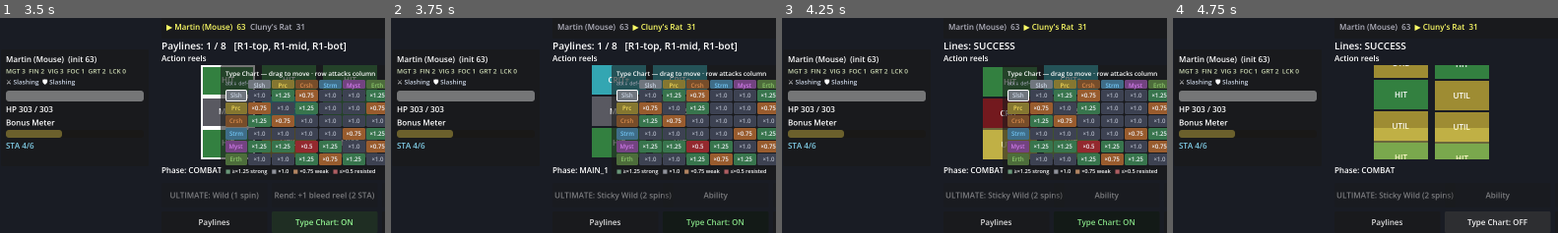
Above: before the commit, frames 1-4 (left to right).
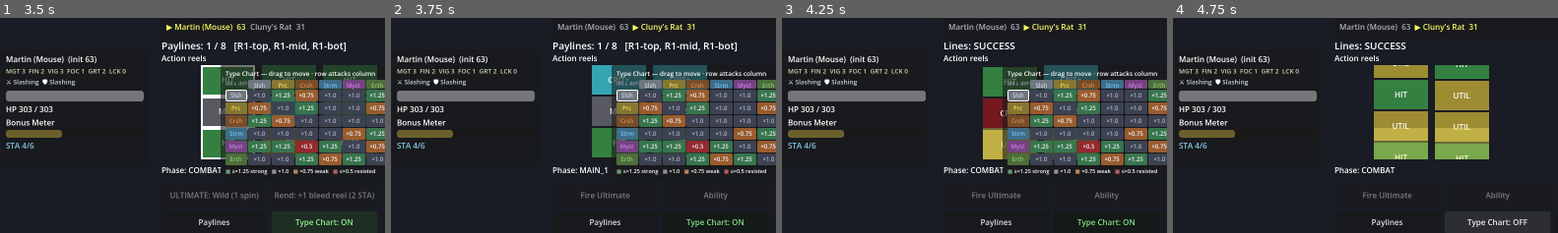
Above: after the commit, the same moments.

Repository: djkipyaboy/bunnies
Game: Godot game, scene res://combat/combat.tscn
The game is run twice, just before and just after one commit, with the same random seed, the same clock (stepped at 60 frames per second) and the same inputs.
Inputs:
- Up to frame 1 (3.5 s): click "BEGIN FIGHT" at 0.5 s; click "SPIN" at 1.25 s; click "Paylines" at 2 s; click "Type Chart: OFF" at 2.75 s
- Up to frame 2 (3.75 s): click "END TURN" at 3.5 s
- Up to frame 3 (4.25 s): no input
- Up to frame 4 (4.75 s): click "Type Chart: ON" at 4.25 s
The pictures show only the part of the screen within x 0-50%, y 0-50%; the shares and areas given below are measured in that part.

Frame 1 is identical in both runs. In frame 2, 0.5% of the frame differs, in the area x 42-73%, y 80-85%; in frame 3, 0.5%; in frame 4, 0.5%.

Commit message:
feat(enemy): ferret Flurry + stoat Hunter's Mark with small stamina pools; no enemy Ultimate
Co-Authored-By: Claude Opus 4.8 <noreply@anthropic.com>

Diff:
--- a/combat/enemy_library.gd
+++ b/combat/enemy_library.gd
@@ -30,17 +30,20 @@
 	var piercing: DamageType = load("res://combat/resources/types/piercing.tres")
 	var earth: DamageType = load("res://combat/resources/types/earth.tres")
 	match id:
-		&"rat":    return _build("Cluny's Rat", crushing, 8.0, 2, earth, 300)       # the existing demo matchup
-		&"ferret": return _build("Redtooth (Ferret)", slashing, 7.0, 3, slashing, 260)
-		&"stoat":  return _build("Killconey (Stoat)", piercing, 6.0, 4, piercing, 220)
+		&"rat":    return _build("Cluny's Rat", crushing, 8.0, 2, earth, 300)       # plain melee baseline
+		&"ferret": return _build("Redtooth (Ferret)", slashing, 7.0, 3, slashing, 260, &"flurry", 2)
+		&"stoat":  return _build("Killconey (Stoat)", piercing, 6.0, 4, piercing, 220, &"hunters_mark", 3)
 		_:         return null
 
-## Stamps a fresh enemy Combatant. No resource_pool / ability / ultimate (enemy AI is a later iteration).
-static func _build(enemy_name: String, weapon_type: DamageType, weapon_base: float, reels: int, defense: DamageType, hp: int) -> Combatant:
+## Stamps a fresh enemy Combatant. Enemies have NO Ultimate (ultimate_id cleared). An enemy with a
+## base ability ([param ability_id] != &"") gets a small Stamina pool sized for it so the greedy AI
+## can fire it through the same MainPhasePlan.commit() path PCs use (spec 2026-06-28 §2/§3.2).
+static func _build(enemy_name: String, weapon_type: DamageType, weapon_base: float, reels: int, defense: DamageType, hp: int, ability_id: StringName = &"", ability_cost: int = 0) -> Combatant:
 	var c: Combatant = Combatant.new()
 	c.display_name = enemy_name
 	c.is_player = false
 	c.defense_type = defense
+	c.ultimate_id = &""   # enemies never fire an Ultimate (override Combatant's default)
 	var w: Weapon = Weapon.new()
 	w.base_damage = weapon_base
 	for i: int in range(reels):
@@ -53,7 +56,17 @@
 	meter.is_visible = false   # enemy meters hidden by default (CLAUDE.md §4)
 	c.bonus_meter = meter
 	c.base_stats = Stats.new()
-	c.apply_stats()   # derive max_hp from base + stats BEFORE seeding hp
+	# Borrowed base ability + a small Stamina pool to pay for it (rat: none). [ASSUMPTION] costs/pool.
+	if ability_id != &"":
+		c.ability_id = ability_id
+		c.ability_cost = ability_cost
+		c.ability_resource = &"stamina"
+		c.base_max_stamina = maxi(5, ability_cost)
+		var pool: ResourcePool = ResourcePool.new()
+		pool.stamina = ability_cost          # enough to fire turn 1
+		pool.regen_per_turn = ability_cost   # refreshes each turn so the greedy AI can re-fire
+		c.resource_pool = pool
+	c.apply_stats()   # derive max_hp (and max_stamina if a pool exists) BEFORE seeding hp
 	c.apply_luck()    # luck 0 → no-op, kept for parity with ClassLibrary
 	c.start_combat()
 	return c
--- /dev/null
+++ b/tests/test_enemy_variation.gd
@@ -0,0 +1,33 @@
+extends SceneTree
+
+# Headless test: EnemyLibrary variation (spec 2026-06-28 §2) — ferret = Flurry, stoat = Hunter's Mark,
+# both with a stamina pool that affords the ability and NO Ultimate; rat = plain (no ability/pool).
+# Run: Godot_v4.6.3-stable_win64_console.exe --headless --path . --script res://tests/test_enemy_variation.gd
+
+var _failures: int = 0
+func _check(c: bool, l: String) -> void:
+	if c: print("  ok: ", l)
+	else: _failures += 1; push_error("FAIL: " + l); print("  FAIL: ", l)
+
+func _initialize() -> void:
+	var ferret: Combatant = EnemyLibrary.make(&"ferret")
+	_check(ferret.ability_id == &"flurry", "ferret ability = flurry")
+	_check(ferret.resource_pool != null, "ferret has a resource pool")
+	_check(ferret.resource_pool != null and ferret.resource_pool.can_afford({&"stamina": ferret.ability_cost}),
+		"ferret pool affords Flurry")
+	_check(ferret.ultimate_id == &"", "ferret has NO Ultimate")
+
+	var stoat: Combatant = EnemyLibrary.make(&"stoat")
+	_check(stoat.ability_id == &"hunters_mark", "stoat ability = hunters_mark")
+	_check(stoat.resource_pool != null and stoat.resource_pool.can_afford({&"stamina": stoat.ability_cost}),
+		"stoat pool affords Hunter's Mark")
+	_check(stoat.ability_resource == &"stamina", "stoat ability spends stamina")
+	_check(stoat.ultimate_id == &"", "stoat has NO Ultimate")
+
+	var rat: Combatant = EnemyLibrary.make(&"rat")
+	_check(rat.ability_id == &"", "rat has no ability")
+	_check(rat.resource_pool == null, "rat has no resource pool")
+	_check(rat.ultimate_id == &"", "rat has NO Ultimate")
+
+	print(("ENEMY VARIATION TEST PASSED" if _failures == 0 else "ENEMY VARIATION TEST FAILED: %d" % _failures))
+	quit(_failures)
